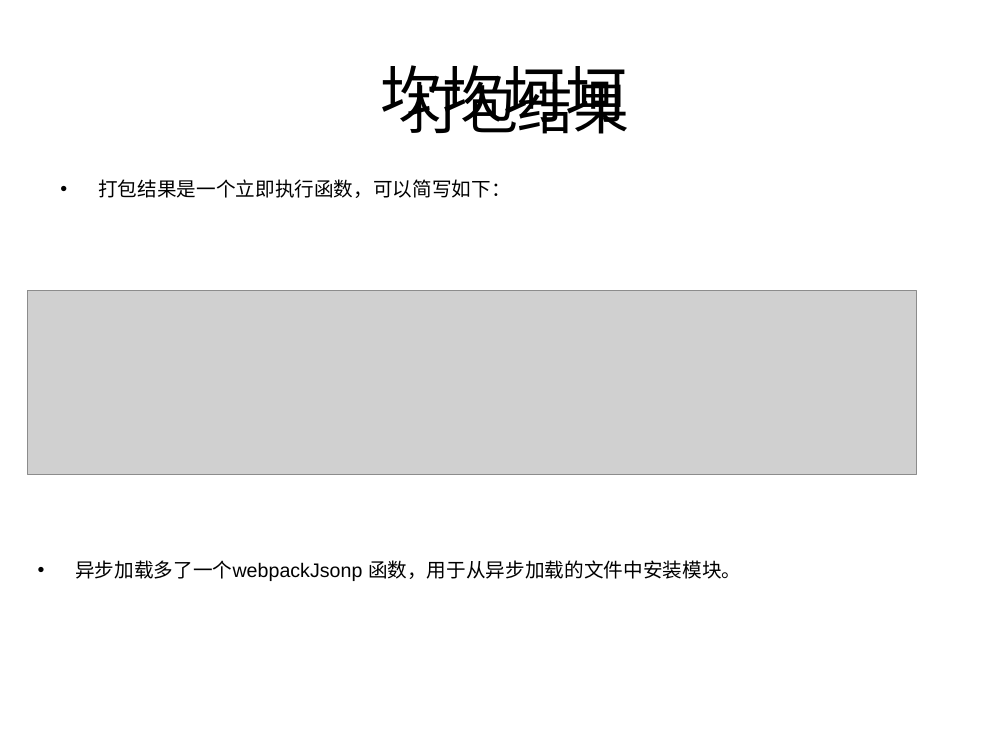
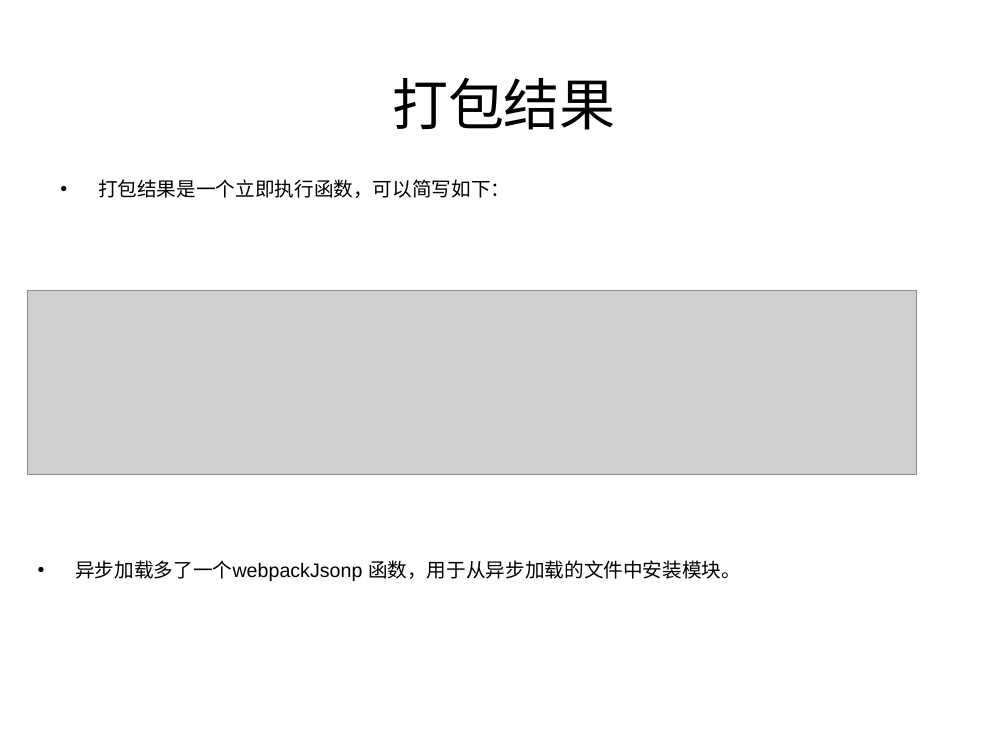
Before and after one commit to wangjiaoj/document, a slide deck: slide 9 of webpack/webpack教程.ppt. Drawn at 1008x756 pixels with LibreOffice and Linux fonts; fonts in the diff are those of the drawing; grey boxes stand for pictures. Boxes give left, top, right and bottom in pixels: in the first picture for what was removed or moved away, otherwise in the second. Text is boxed around its words. In the diff, an @@ line names an element or a change of style, - is before the commit and + after.

```diff
--- a/webpack/webpack教程.ppt
+++ b/webpack/webpack教程.ppt
@@ text "打包结果" rewrapped from box(406, 73, 630, 134) to box(392, 78, 616, 130) @@
@@ title removed at box(381, 65, 627, 133) @@
-坎坎坷坷
```
Also in this commit, not shown: 20 other slides changed, 1 slide added, 1 slide removed, 9 other files.
